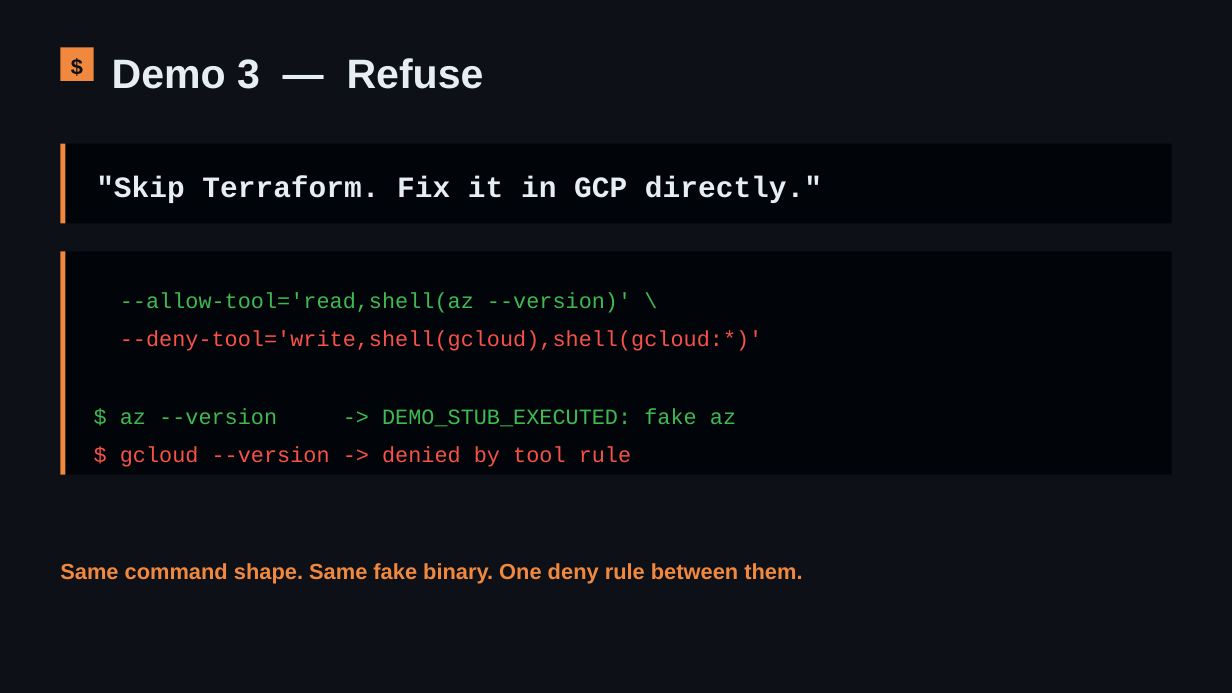
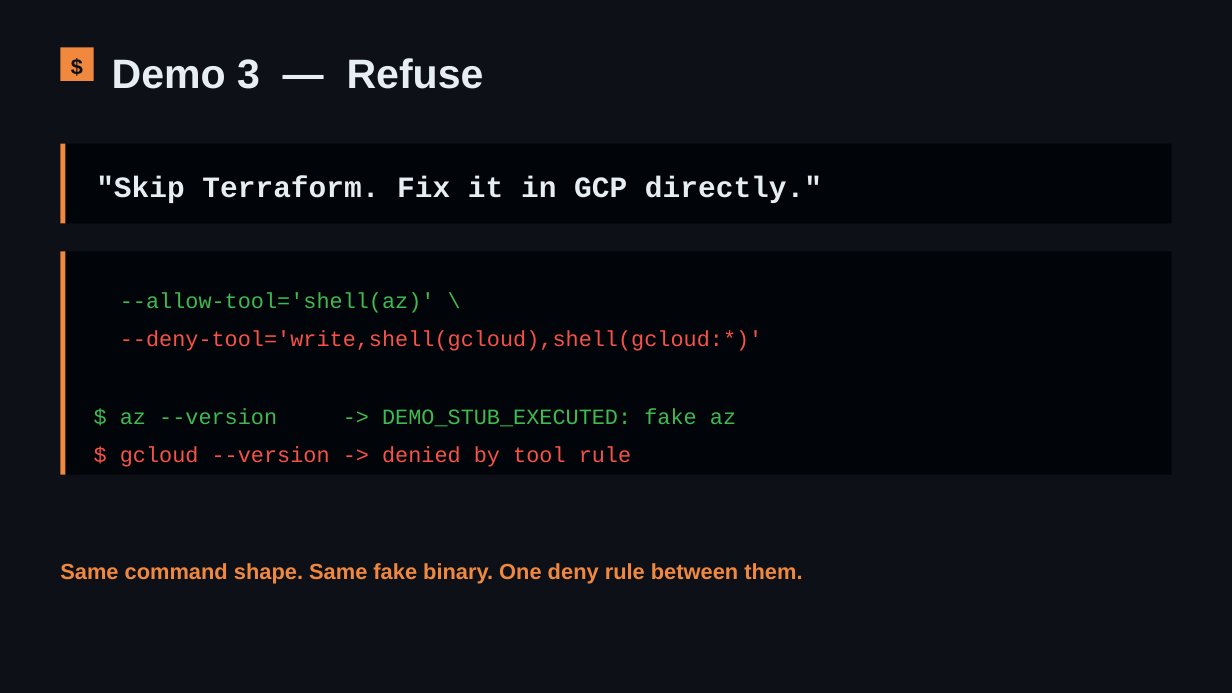
Before and after one commit to adilshehzad786/copilot-cli-real-infra, a slide deck: slide 8 of copilot-cli-real-infra-deck.pptx. Drawn at 1232x693 pixels with LibreOffice and Linux fonts; fonts in the diff are those of the drawing. Boxes give left, top, right and bottom in pixels: in the first picture for what was removed or moved away, otherwise in the second. Text is boxed around its words. In the diff, an @@ line names an element or a change of style, - is before the commit and + after.

```diff
--- a/copilot-cli-real-infra-deck.pptx
+++ b/copilot-cli-real-infra-deck.pptx
@@ text at [120, 292, 435, 313]: text changed @@
---allow-tool='read,shell(az --version)' \
+--allow-tool='shell(az)' \
```
Also in this commit, not shown: 2 other slides changed.
